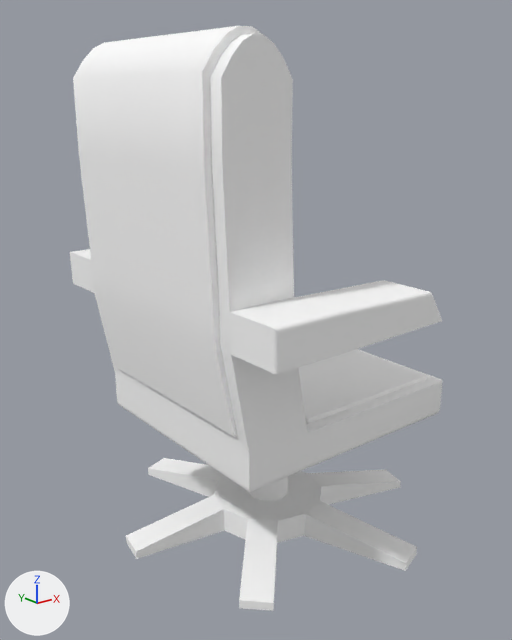
The FBX model Sources/FBX/Ob_Chair.FBX as it was, and as the next commit left it.
Rendered twice from a 50 mm camera at (-4.36, 1.99, 2.06) aimed at (-2.38, 4.46, 1.07). Arrows for +X, +Y and +Z are at lower left; the lights stay in place. Where no turn or scale is listed for an object, it has been applied to the vertices.

Names of what the first picture shows: 'Chair', 'Chair Holder'.
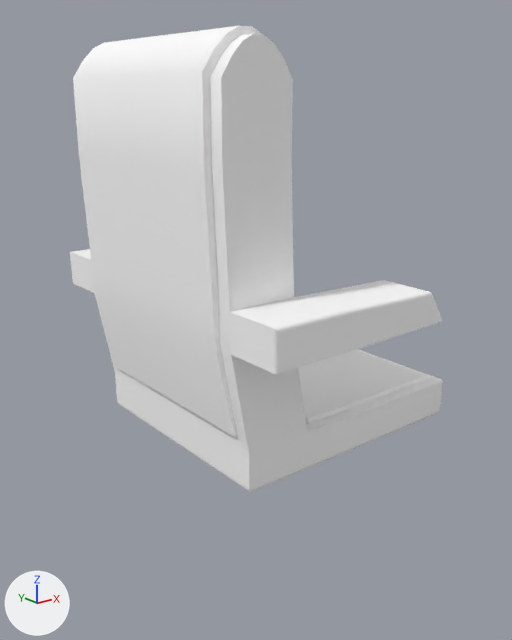
The newer file is also turned or shifted as a whole; pictures and numbers use the older file's frame.

The change, as a diff of the scene's bpy script:
```diff
--- a/Sources/FBX/Ob_Chair.FBX.py
+++ b/Sources/FBX/Ob_Chair.FBX.py
@@ ob_chair_holder @@
-ob_chair_holder = bpy.data.objects.new('Chair Holder', me_mesh_001)
-ob_chair_holder.location = (-2.294, 4.454, 0.601)
```

Where the change shows, as pixel boxes (x1, y1, x2, y2) in the pictures (512 x 640 px):
'Chair Holder', deleted: before (126, 458, 417, 611)
